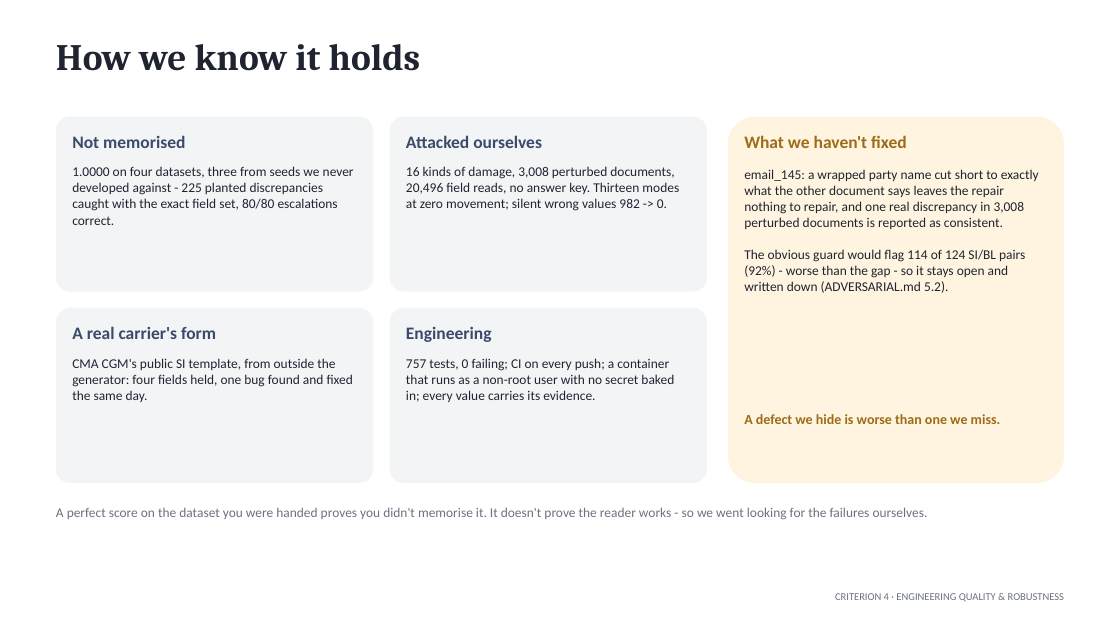
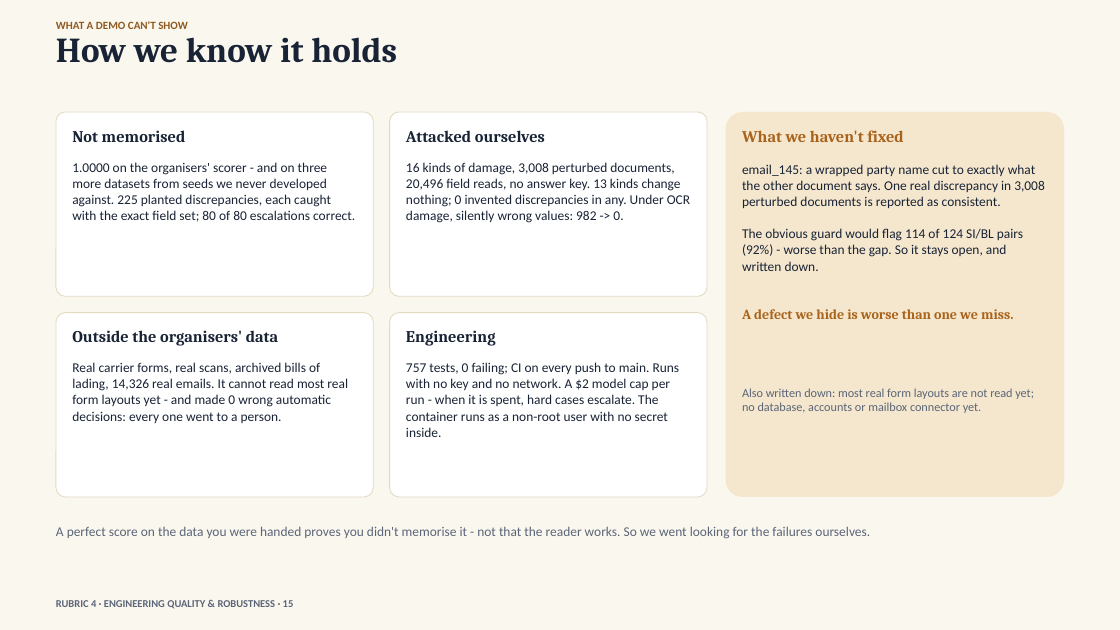
Before and after one commit to TCF1209/duocode-sentinel, a slide deck: slide 5 of docs/Sentinel-final-pitch.pptx (slide 6 before the commit). Drawn at 1120x630 pixels with LibreOffice and Linux fonts; fonts in the diff are those of the drawing. Boxes give left, top, right and bottom in pixels: in the first picture for what was removed or moved away, otherwise in the second. Text is boxed around its words. In the diff, an @@ line names an element or a change of style, - is before the commit and + after.

```diff
--- a/docs/Sentinel-final-pitch.pptx
+++ b/docs/Sentinel-final-pitch.pptx
@@ background #FFFFFF to #FAF7EF @@
@@ text added at (x1=56, y1=21, x2=188, y2=29), 9.5 pt, text #8F5A20, bold @@
+WHAT A DEMO CAN'T SHOW
@@ text "How we know it holds" moved from (x1=56, y1=44, x2=421, y2=71) to (x1=56, y1=37, x2=397, y2=63) @@
@@ text "How we know it holds" at (x1=56, y1=37, x2=397, y2=63): size 32 to 30 pt, text colour #1F2430 to #182335 @@
@@ rounded rectangle resized from (x1=56, y1=117, x2=374, y2=292) to (x1=56, y1=112, x2=374, y2=296) @@
@@ rounded rectangle resized from (x1=390, y1=117, x2=707, y2=292) to (x1=390, y1=112, x2=707, y2=296) @@
@@ rounded rectangle resized from (x1=728, y1=117, x2=1065, y2=483) to (x1=726, y1=112, x2=1065, y2=497) @@
@@ rounded rectangle at (x1=726, y1=112, x2=1065, y2=497): fill #FFF4E0 to #F5E7CE; proportions changed @@
@@ text "What we haven't fixed" at (x1=742, y1=130, x2=903, y2=142): size 15 to 14 pt, font Calibri to Cambria, text colour #9C6C18 to #A9631B @@
@@ text at (x1=72, y1=162, x2=355, y2=222): text changed; text colour #1F2430 to #182335 @@
-1.0000 on four datasets, three from seeds we never developed against - 225 planted discrepancies caught with the exact field set, 80/80 escalations correct.
+1.0000 on the organisers' scorer - and on three more datasets from seeds we never developed against. 225 planted discrepancies, each caught with the exact field set; 80 of 80 escalations correct.
@@ text at (x1=406, y1=162, x2=690, y2=223): text changed; text colour #1F2430 to #182335 @@
-16 kinds of damage, 3,008 perturbed documents, 20,496 field reads, no answer key. Thirteen modes at zero movement; silent wrong values 982 -> 0.
+16 kinds of damage, 3,008 perturbed documents, 20,496 field reads, no answer key. 13 kinds change nothing; 0 invented discrepancies in any. Under OCR damage, silently wrong values: 982 -> 0.
@@ text at (x1=742, y1=164, x2=1045, y2=271): text changed; text colour #1F2430 to #182335 @@
-email_145: a wrapped party name cut short to exactly what the other document says leaves the repair nothing to repair, and one real discrepancy in 3,008 perturbed documents is reported as consistent.
-The obvious guard would flag 114 of 124 SI/BL pairs (92%) - worse than the gap - so it stays open and written down (ADVERSARIAL.md 5.2).
+email_145: a wrapped party name cut to exactly what the other document says. One real discrepancy in 3,008 perturbed documents is reported as consistent.
+The obvious guard would flag 114 of 124 SI/BL pairs (92%) - worse than the gap. So it stays open, and written down.
@@ rounded rectangle resized from (x1=56, y1=308, x2=374, y2=483) to (x1=56, y1=313, x2=374, y2=497) @@
@@ text removed at (x1=72, y1=326, x2=216, y2=339) @@
-A real carrier's form
@@ fill #F3F4F6 to #FFFFFF; outline none to #E3DAC3 0.75 pt; proportions changed in 4 elements at (x1=56, y1=112, x2=374, y2=296), (x1=390, y1=112, x2=707, y2=296), (x1=56, y1=313, x2=374, y2=497), (x1=390, y1=313, x2=707, y2=497) @@
@@ rounded rectangle resized from (x1=390, y1=308, x2=707, y2=483) to (x1=390, y1=313, x2=707, y2=497) @@
@@ size 15 to 14 pt, font Calibri to Cambria, text colour #3B4A6B to #182335 in 3 elements at (x1=72, y1=130, x2=186, y2=142), (x1=406, y1=130, x2=545, y2=142), (x1=406, y1=330, x2=496, y2=346) @@
@@ text "A defect we hide is ..." moved from (x1=744, y1=414, x2=1001, y2=424) to (x1=742, y1=309, x2=1013, y2=319) @@
@@ text "A defect we hide is ..." at (x1=742, y1=309, x2=1013, y2=319): font Calibri to Cambria, text colour #9C6C18 to #A9631B @@
@@ text removed at (x1=72, y1=358, x2=353, y2=402) @@
-CMA CGM's public SI template, from outside the generator: four fields held, one bug found and fixed the same day.
@@ text added at (x1=72, y1=330, x2=278, y2=346), 14 pt, text #182335, bold @@
+Outside the organisers' data
@@ text added at (x1=72, y1=362, x2=348, y2=423), 11.5 pt, text #182335 @@
+Real carrier forms, real scans, archived bills of lading, 14,326 real emails. It cannot read most real form layouts yet - and made 0 wrong automatic decisions: every one went to a person.
@@ text at (x1=406, y1=362, x2=680, y2=437): text changed; text colour #1F2430 to #182335 @@
-757 tests, 0 failing; CI on every push; a container that runs as a non-root user with no secret baked in; every value carries its evidence.
+757 tests, 0 failing; CI on every push to main. Runs with no key and no network. A $2 model cap per run - when it is spent, hard cases escalate. The container runs as a non-root user with no secret inside.
@@ text added at (x1=742, y1=388, x2=1034, y2=413), 10.5 pt, text #5B6577 @@
+Also written down: most real form layouts are not read yet; no database, accounts or mailbox connector yet.
@@ text at (x1=56, y1=526, x2=870, y2=539): text changed; text colour #6B7280 to #5B6577 @@
-A perfect score on the dataset you were handed proves you didn't memorise it. It doesn't prove the reader works - so we went looking for the failures ourselves.
+A perfect score on the data you were handed proves you didn't memorise it - not that the reader works. So we went looking for the failures ourselves.
@@ text at (x1=56, y1=600, x2=294, y2=609): text changed; text colour #6B7280 to #5B6577; bold on @@
-CRITERION 4 · ENGINEERING QUALITY & ROBUSTNESS
+RUBRIC 4 · ENGINEERING QUALITY & ROBUSTNESS · 15
```
Also in this commit, not shown: 4 other slides changed, 11 slides added, 5 slides removed, 19 other files.
